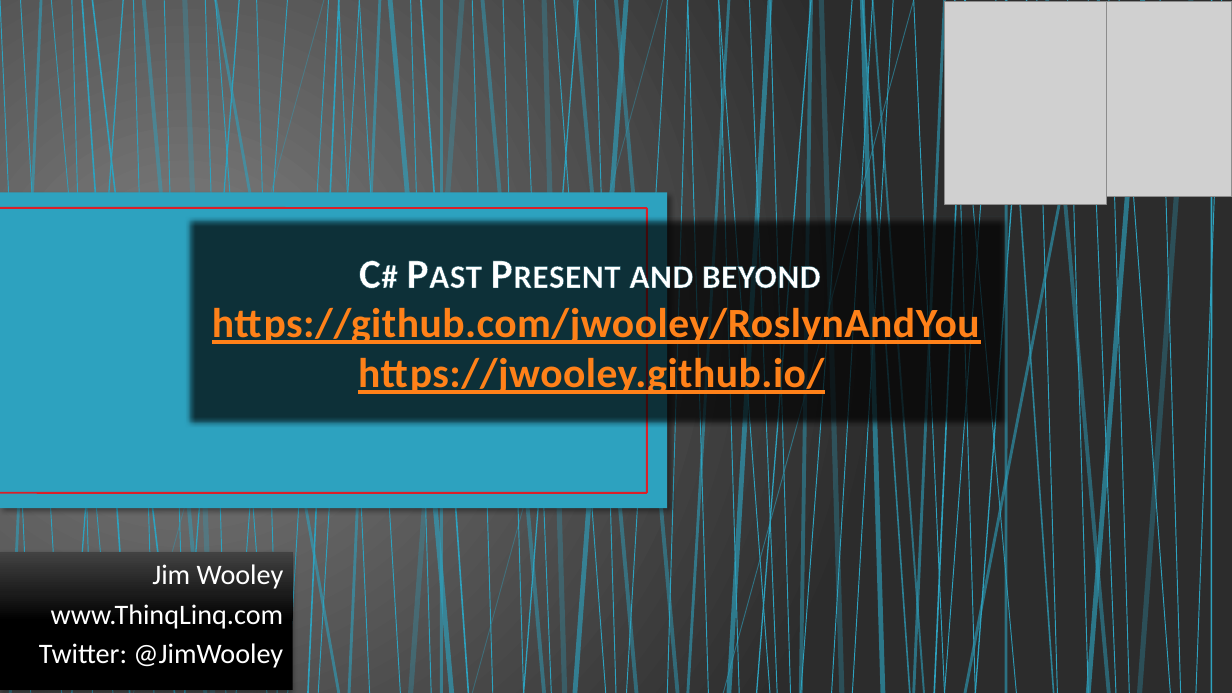
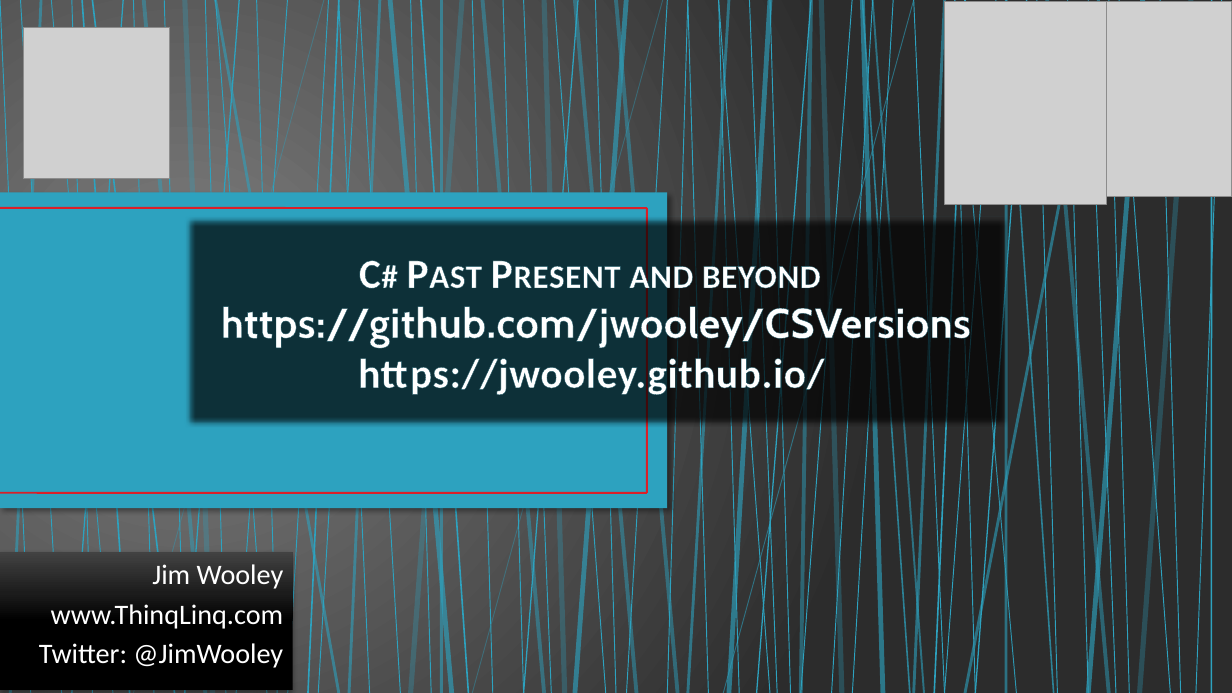
Before and after one commit to jwooley/CSVersions, a slide deck: slide 1 of CSPastPresentFuture.pptx. Drawn at 1232x693 pixels with LibreOffice and Linux fonts; fonts in the diff are those of the drawing; grey boxes stand for pictures; background and template pictures are left out. Boxes give left, top, right and bottom in pixels: in the first picture for what was removed or moved away, otherwise in the second. Text is boxed around its words. In the diff, an @@ line names an element or a change of style, - is before the commit and + after.

```diff
--- a/CSPastPresentFuture.pptx
+++ b/CSPastPresentFuture.pptx
@@ picture added at <box>23,28,169,178</box> @@
@@ title at <box>221,260,971,398</box>: text changed; text colour #FF8119 to #FFFFFF @@
-C# Past Present and beyond
-https://github.com/jwooley/RoslynAndYou
-https://jwooley.github.io/
+C# Past Present and beyond
+https://github.com/jwooley/CSVersions
+https://jwooley.github.io/
```
Also in this commit, not shown: 3 other slides changed, 1 slide added, 3 other files.
